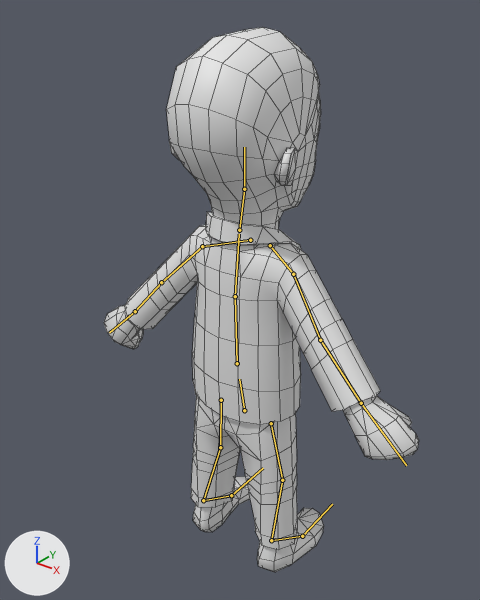
Renders of the FBX model LucidDreamer/Assets/Resources/Alex/Alex.fbx from each side of a commit.
Camera for both pictures: a 50 mm lens placed at (1.093, -1.408, 1.803), pointed at (-0.039, 0.007, 0.926). Lighting does not change. The marker at lower left points along +X, +Y and +Z. The bones that bend it are drawn over the model as lines. Mesh edges are drawn as thin lines.

Objects in the first picture: 'Alex'.
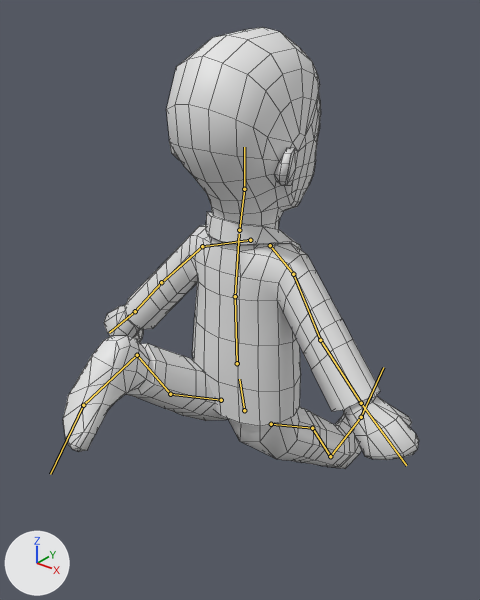
The newer file adds an action. The first version stands in its rest pose; the second is drawn at frame 14 of the action 'Armature|Run'.

The change in detail:
Bone 'Armature|upperleg.R' (bone_armature_upperleg_r) moves from (0.0, 0.0, 0.0) to (0.0, 0.002, -0.002).
Bone 'Armature|upperleg.R' (bone_armature_upperleg_r) turns from (0, 0, 0) to (52, 4, 8) degrees about its own x, y and z.
Bone 'Armature|toes.R' (bone_armature_toes_r) turns from (0, 0, 0) to (0, -1, -3) degrees about its own x, y and z.
Bone 'Armature|upperleg.L' (bone_armature_upperleg_l) turns from (0, 0, 0) to (-128, 17, -7) degrees about its own x, y and z.
Bone 'Armature|toes.L' (bone_armature_toes_l) turns from (0, 0, 0) to (0, 1, 3) degrees about its own x, y and z.

Where the change shows, as pixel boxes [x1, y1, x2, y2] in the pictures (480 x 600 px):
'Alex', posed (13% wider, 19% shorter): before [104, 27, 419, 572]; after [63, 27, 419, 469]
bone 'Armature|upperleg.R', root to tip: before (271, 423) to (282, 480); after (271, 424) to (312, 428)
bone 'Armature|toes.R', root to tip: before (302, 536) to (332, 504); after (361, 417) to (383, 367)
bone 'Armature|upperleg.L', root to tip: before (221, 400) to (220, 447); after (221, 400) to (170, 394)
bone 'Armature|toes.L', root to tip: before (231, 495) to (263, 468); after (83, 405) to (50, 474)
